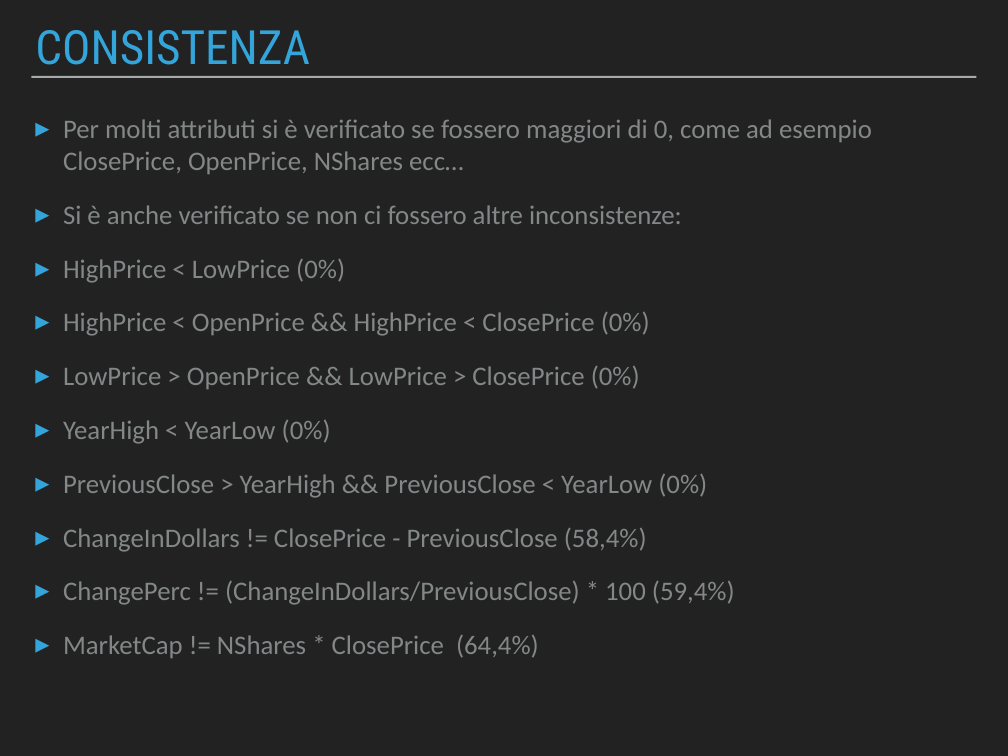
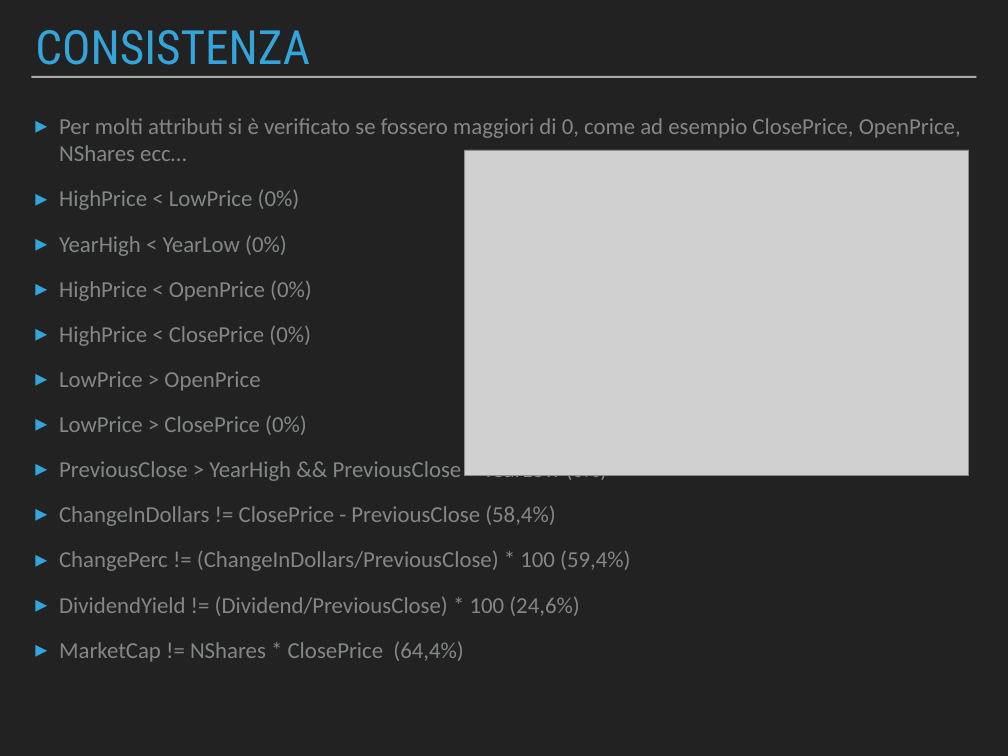
Before and after one commit to Beltra97/Unimib_ArchitettureDati, a slide deck: slide 11 of PresentazionePowerPoint.pptx. Drawn at 1008x756 pixels with LibreOffice and Linux fonts; fonts in the diff are those of the drawing; grey boxes stand for pictures. Boxes give left, top, right and bottom in pixels: in the first picture for what was removed or moved away, otherwise in the second. Text is boxed around its words. In the diff, an @@ line names an element or a change of style, - is before the commit and + after.

```diff
--- a/PresentazionePowerPoint.pptx
+++ b/PresentazionePowerPoint.pptx
@@ text at bbox=[59, 118, 961, 662]: size 27.2 to 23.2 pt in "Per molti attributi si è verificato se ...", "HighPrice < LowPrice (0%)", "YearHigh < YearLow (0%)", "PreviousClose > YearHigh && PreviousClose < YearLow ..." and 3 more places; indent changed; less space between paragraphs @@
@@ picture added at bbox=[465, 150, 969, 476] @@
@@ text at bbox=[63, 205, 682, 224]: paragraph removed @@
-▸ Si è anche verificato se non ci fossero altre inconsistenze:
@@ text at bbox=[59, 281, 312, 435]: paragraphs added @@
+▸ HighPrice < OpenPrice (0%)
+▸ HighPrice < ClosePrice (0%)
+▸ LowPrice > OpenPrice
+▸ LowPrice > ClosePrice (0%)
@@ text at bbox=[63, 312, 650, 389]: paragraphs removed @@
-▸ HighPrice < OpenPrice && HighPrice < ClosePrice (0%)
-▸ LowPrice > OpenPrice && LowPrice > ClosePrice (0%)
@@ text at bbox=[59, 596, 579, 616]: paragraph added @@
+▸ DividendYield != (Dividend/PreviousClose) * 100 (24,6%)
```
Also in this commit, not shown: 15 other slides changed, 11 other files.
